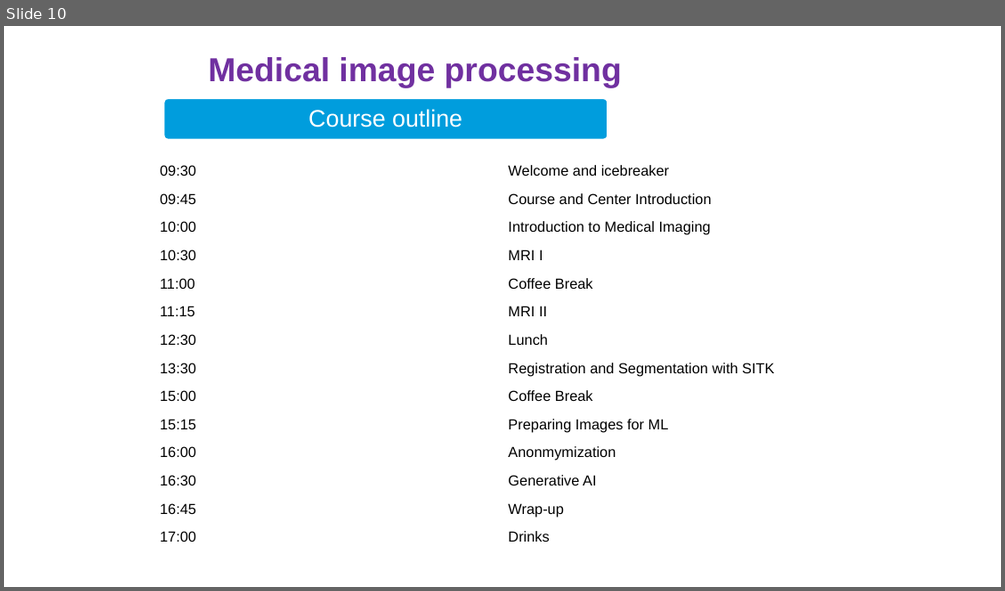
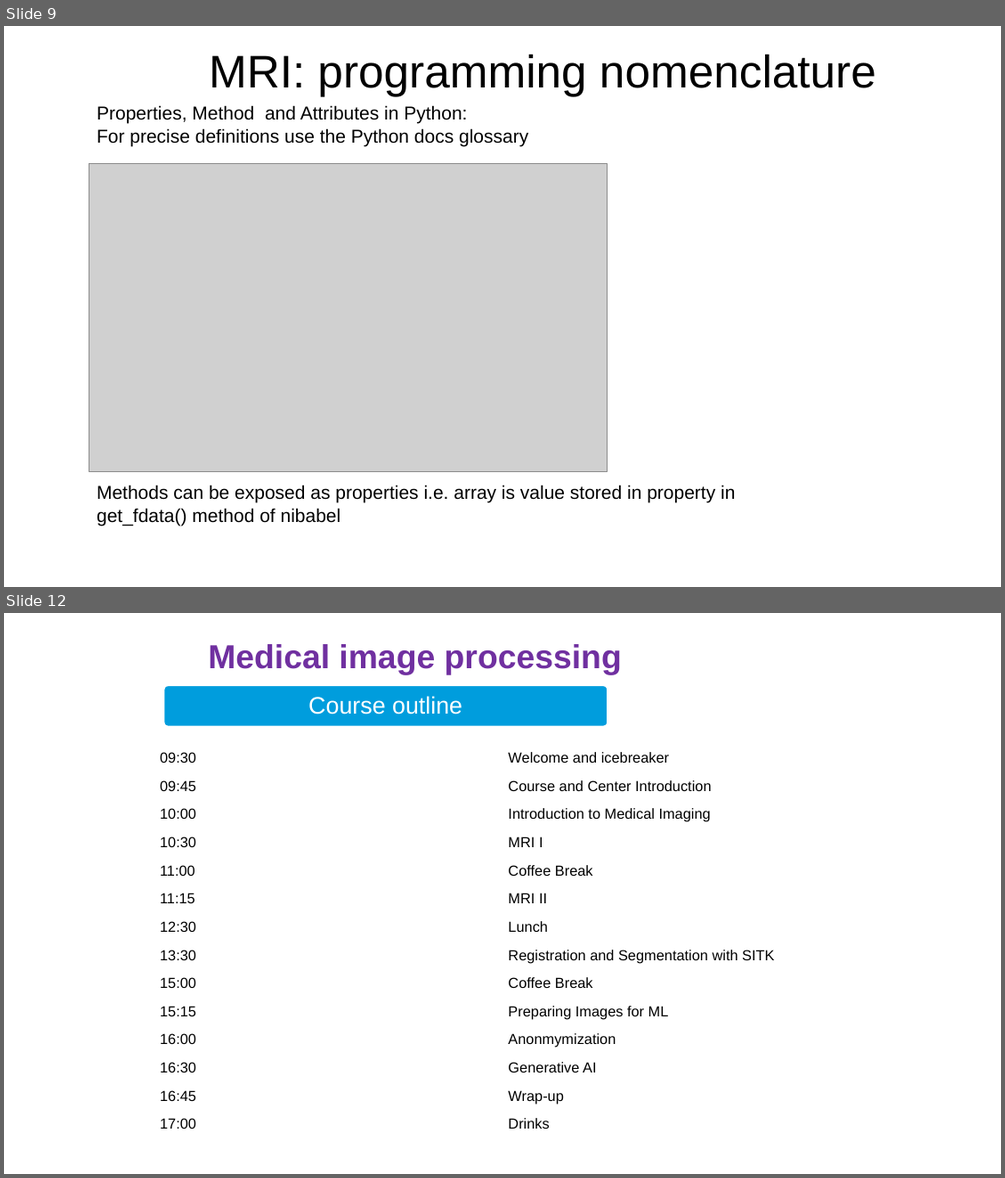
Before and after one commit to esciencecenter-digital-skills/medical-image-processing-materials, a slide deck: presentations/mri_lecture.pptx. Shown one above the other, each under a label of ours: slide 10 before the commit, slides 9 and 12 after it; the slides between them are not shown. The pictures are 1005x591 and 1005x1178 pixels, drawn with LibreOffice and Linux fonts; fonts in the diff are those of the drawing; grey boxes stand for pictures; background and template pictures are left out. Boxes give left, top, right and bottom in pixels: in the first picture for what was removed or moved away, otherwise in the second. Text is boxed around its words. In the diff, an @@ line names an element or a change of style, - is before the commit and + after.

```diff
--- a/presentations/mri_lecture.pptx
+++ b/presentations/mri_lecture.pptx
@@ slide 9 added at (4, 26, 1001, 587), background picture (left out) @@
@@ title added at (209, 54, 876, 96), 44 pt, text #000000 @@
+MRI: programming nomenclature
@@ text added at (97, 105, 528, 146), 18 pt, text #000000 @@
+Properties, Method and Attributes in Python:
+For precise definitions use the Python docs glossary
@@ picture added at (89, 164, 607, 472) @@
@@ text added at (97, 484, 735, 525), 18 pt, text #000000 @@
+Methods can be exposed as properties i.e. array is value stored in property in get_fdata() method of nibabel
@@ what was slide 10 is now slide 12 @@
```
Also in this commit, not shown: 1 slide changed, 1 other slide added.
